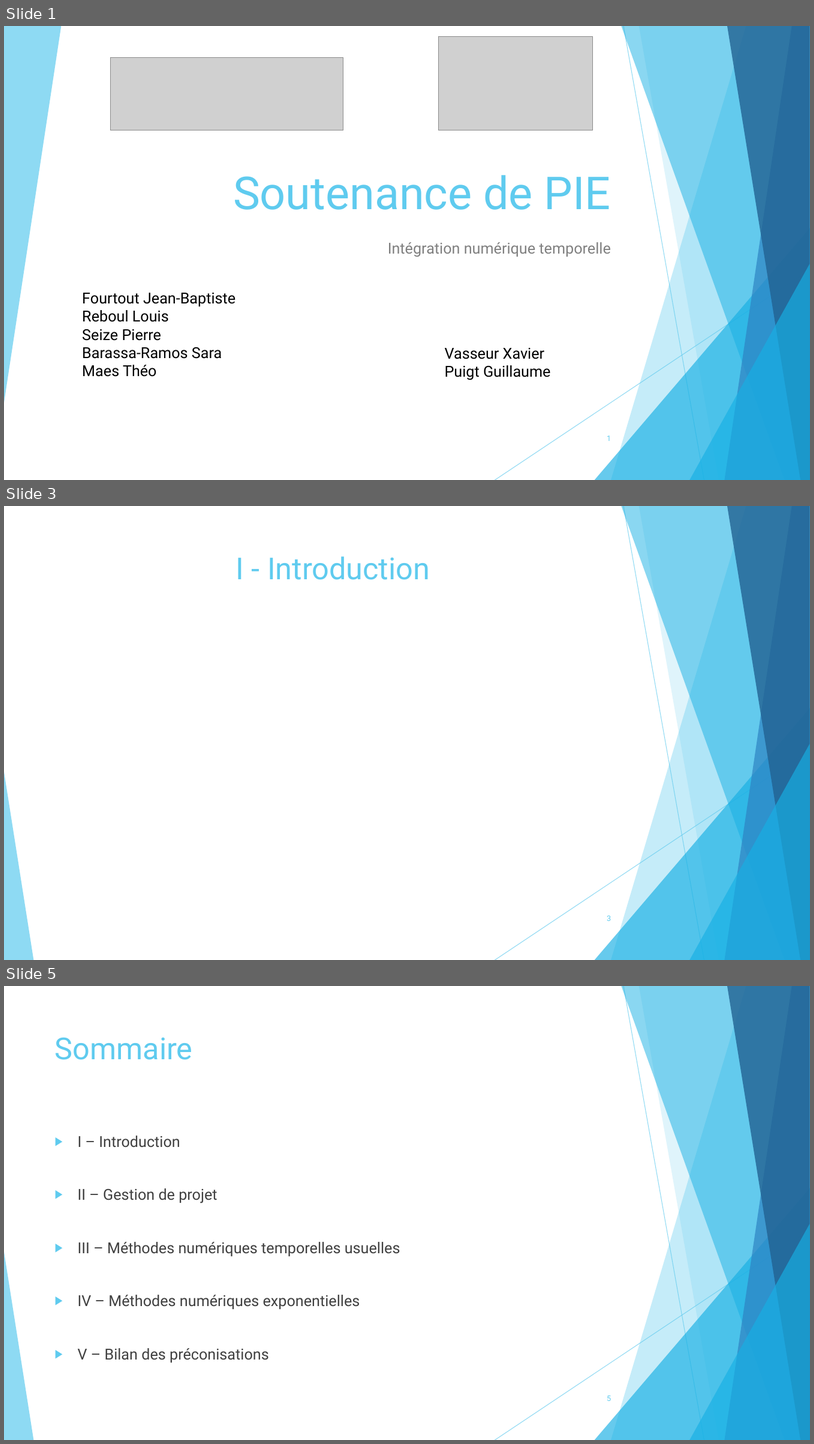
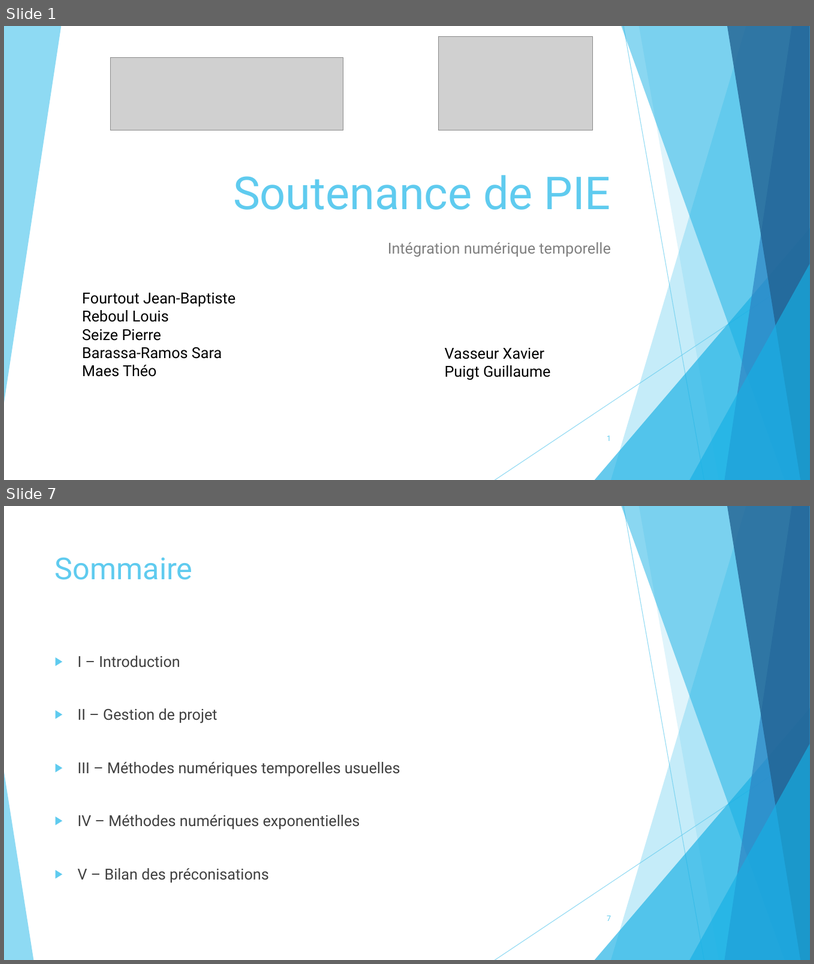
Before and after one commit to pierreXVI/PIE, a slide deck: oral_presentation/Oral_presentation_12_02_2019.pptx. Shown one above the other, each under a label of ours: slides 1, 3 and 5 before the commit, slides 1 and 7 after it; the slides between them are not shown. The pictures are 814x1444 and 814x964 pixels, drawn with LibreOffice and Linux fonts; fonts in the diff are those of the drawing; grey boxes stand for pictures. Boxes give left, top, right and bottom in pixels: in the first picture for what was removed or moved away, otherwise in the second. Text is boxed around its words. In the diff, an @@ line names an element or a change of style, - is before the commit and + after.

```diff
--- a/oral_presentation/Oral_presentation_12_02_2019.pptx
+++ b/oral_presentation/Oral_presentation_12_02_2019.pptx
@@ slide 3 removed at bbox=[4, 506, 810, 960], background #FFFFFF; not listed: 10 template elements that a slide beside it also shows @@
@@ title removed at bbox=[236, 556, 430, 580] @@
-I - Introduction
@@ page number removed at bbox=[607, 915, 611, 921] @@
-3
@@ what was slide 5 is now slide 7 @@
@@ page number at bbox=[607, 915, 611, 921]: text changed @@
-5
+7
```
Also in this commit, not shown: 12 slides changed, 6 slides added, 2 other slides removed, 8 other files.
